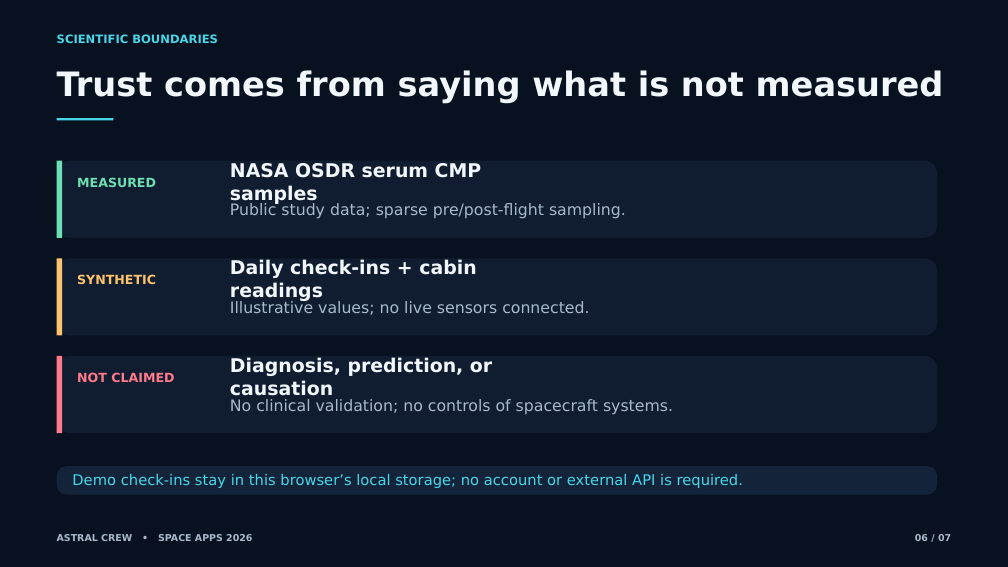
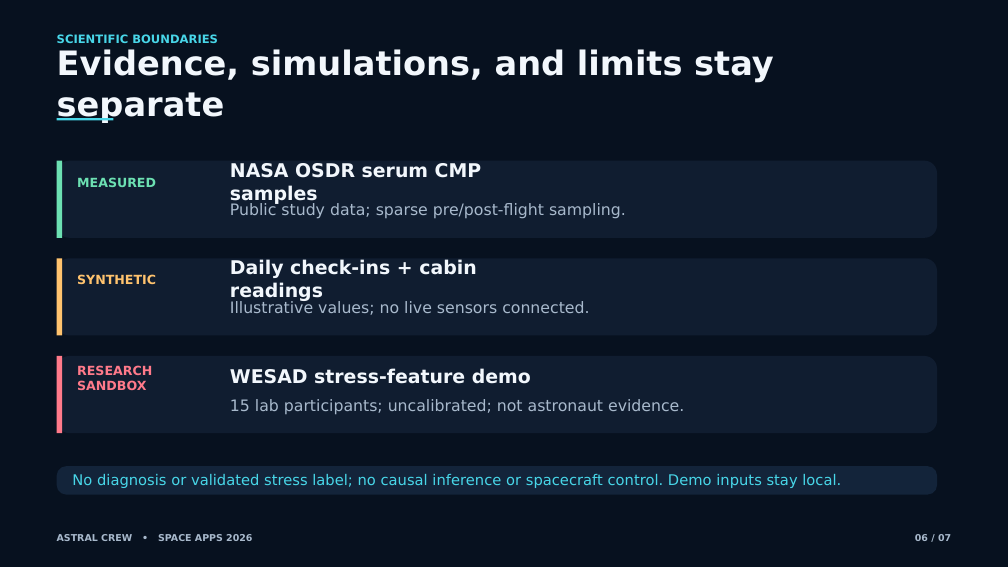
Before and after one commit to Tsunami-The-Coder/ASTRAL-Crew, a slide deck: slide 6 of submission/ASTRAL_Crew_Demo.pptx. Drawn at 1008x567 pixels with LibreOffice and Linux fonts; fonts in the diff are those of the drawing. Boxes give left, top, right and bottom in pixels: in the first picture for what was removed or moved away, otherwise in the second. Text is boxed around its words. In the diff, an @@ line names an element or a change of style, - is before the commit and + after.

Commit message:
Refresh seven-slide Space Apps project presentation

```diff
--- a/submission/ASTRAL_Crew_Demo.pptx
+++ b/submission/ASTRAL_Crew_Demo.pptx
@@ text at [57, 49, 774, 123]: text changed @@
-Trust comes from saying what is not measured
+Evidence, simulations, and limits stay separate
@@ text at [77, 365, 152, 390]: text changed @@
-NOT CLAIMED
+RESEARCH SANDBOX
@@ text at [230, 368, 531, 384]: text changed @@
-Diagnosis, prediction, or causation
+WESAD stress-feature demo
@@ text at [230, 399, 684, 414]: text changed @@
-No clinical validation; no controls of spacecraft systems.
+15 lab participants; uncalibrated; not astronaut evidence.
@@ text at [72, 474, 841, 488]: text changed @@
-Demo check-ins stay in this browser’s local storage; no account or external API is required.
+No diagnosis or validated stress label; no causal inference or spacecraft control. Demo inputs stay local.
```
Also in this commit, not shown: 2 other slides changed.
